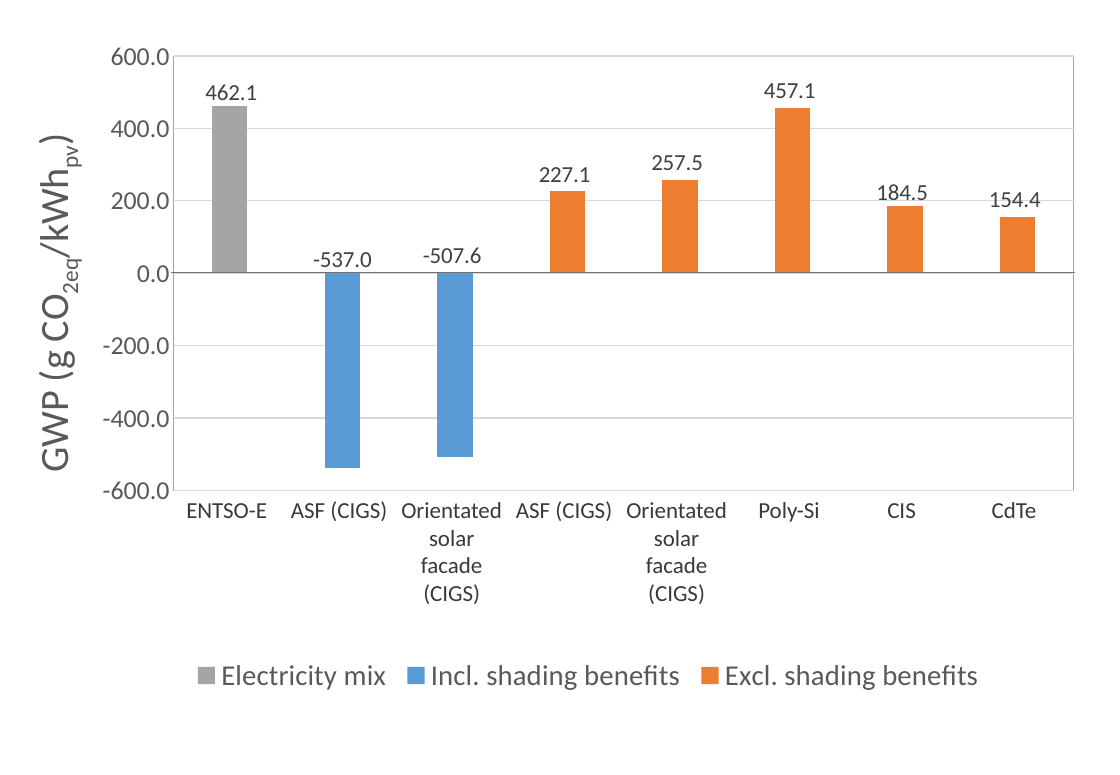
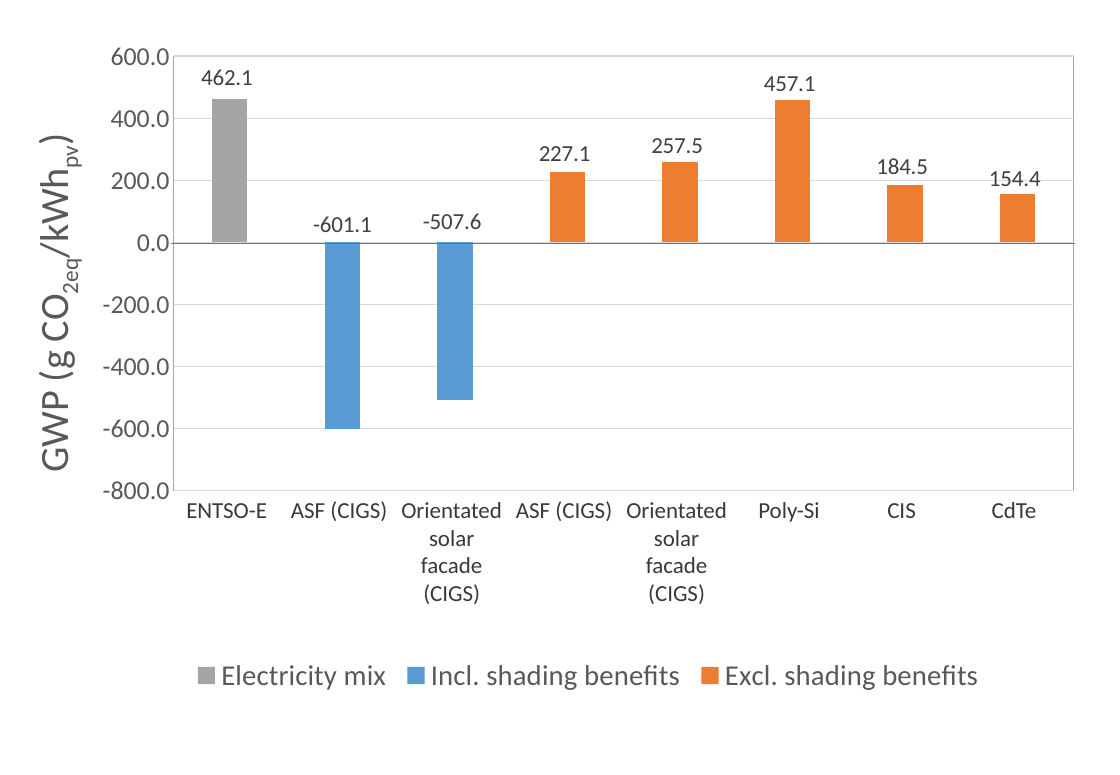
Before and after one commit to architecture-building-systems/LCA_Paper, a slide deck: slide 19 of elsarticle/Images/Thesis charts.pptx. Drawn at 1120x775 pixels with LibreOffice and Linux fonts; fonts in the diff are those of the drawing. Boxes give left, top, right and bottom in pixels: in the first picture for what was removed or moved away, otherwise in the second. Text is boxed around its words. In the diff, an @@ line names an element or a change of style, - is before the commit and + after.

Commit message:
changes minor in graph layout

```diff
--- a/elsarticle/Images/Thesis charts.pptx
+++ b/elsarticle/Images/Thesis charts.pptx
@@ column stacked chart at box(25, 38, 1094, 704) @@
@@ Incl. shading benefits, 2: -537 to -601.1 @@
@@ line moved from (172, 272) - (1076, 272) to (172, 243) - (1076, 243) @@
```
